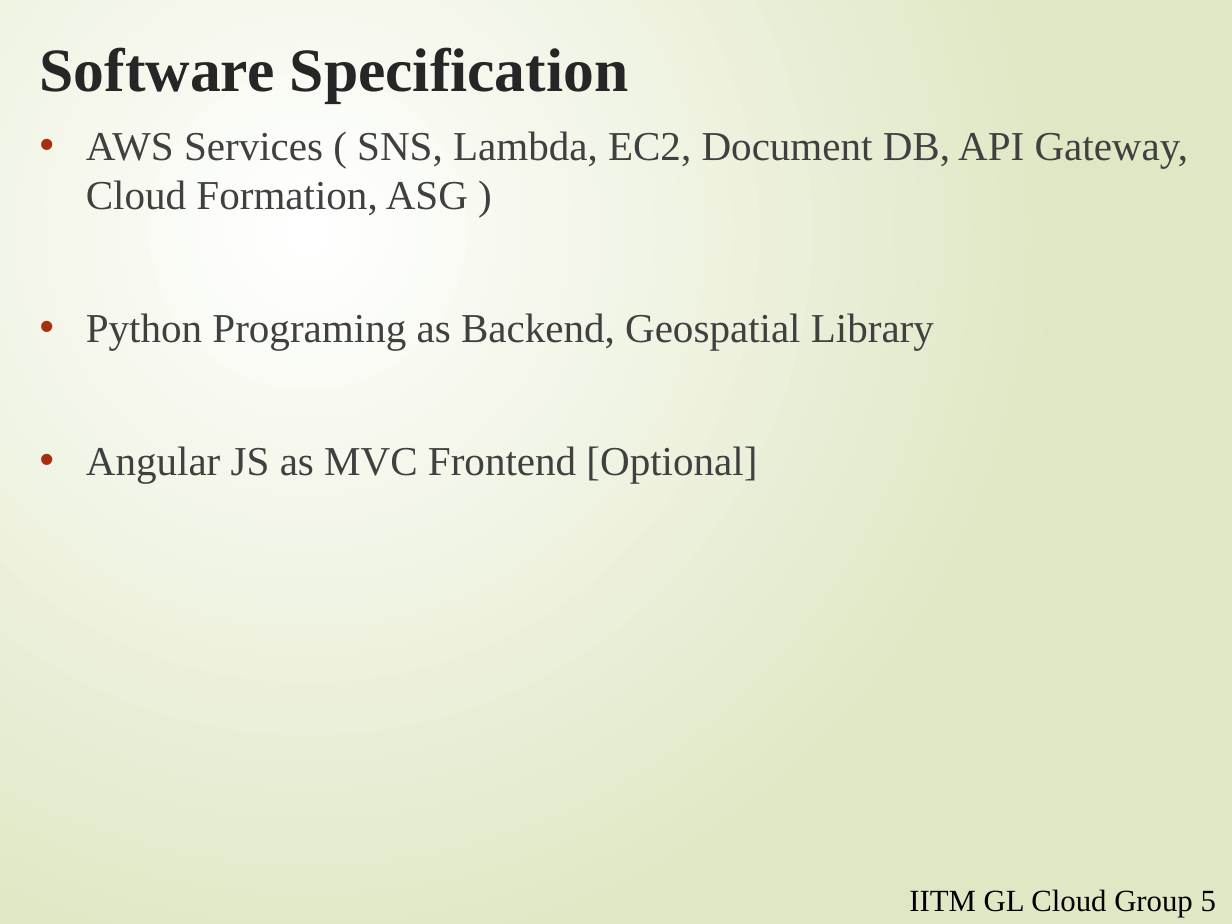
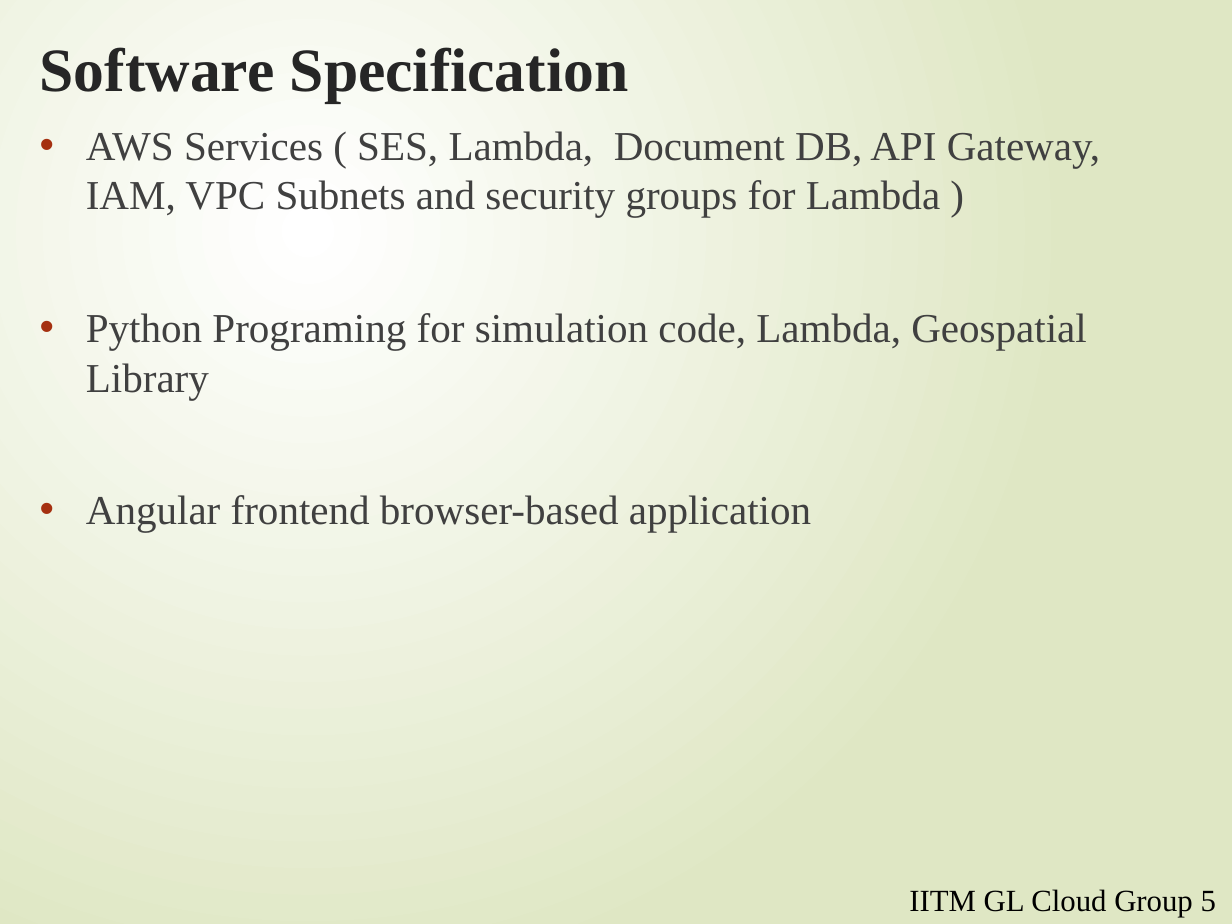
Before and after one commit to smitagarg1/Taxi-Agg_Final-Submission, a slide deck: slide 7 of GLTaxiAgg-BookingandTracking System.pptx (slide 10 before the commit). Drawn at 1232x924 pixels with LibreOffice and Linux fonts; fonts in the diff are those of the drawing. Boxes give left, top, right and bottom in pixels: in the first picture for what was removed or moved away, otherwise in the second. Text is boxed around its words. In the diff, an @@ line names an element or a change of style, - is before the commit and + after.

Commit message:
Modify documents

```diff
--- a/GLTaxiAgg-BookingandTracking System.pptx
+++ b/GLTaxiAgg-BookingandTracking System.pptx
@@ text at (x1=86, y1=131, x2=1100, y2=532): text changed @@
-• AWS Services ( SNS, Lambda, EC2, Document DB, API Gateway, Cloud Formation, ASG )
-• Python Programing as Backend, Geospatial Library
-• Angular JS as MVC Frontend [Optional]
+• AWS Services ( SES, Lambda, Document DB, API Gateway, IAM, VPC Subnets and security groups for Lambda )
+• Python Programing for simulation code, Lambda, Geospatial Library
+• Angular frontend browser-based application
```
Also in this commit, not shown: 7 other slides changed, 4 slides added, 14 slides removed, 2 other files.
